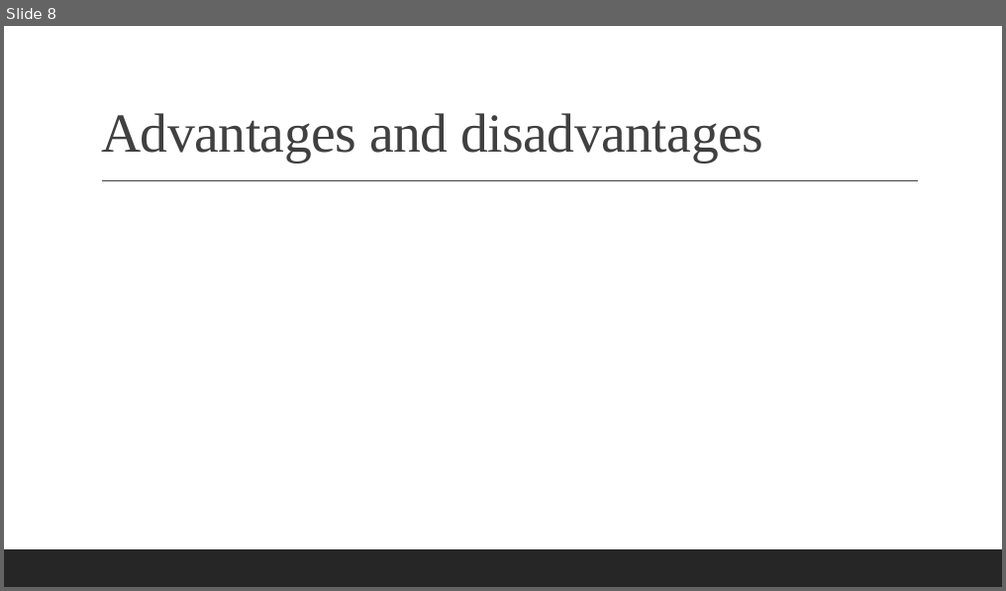
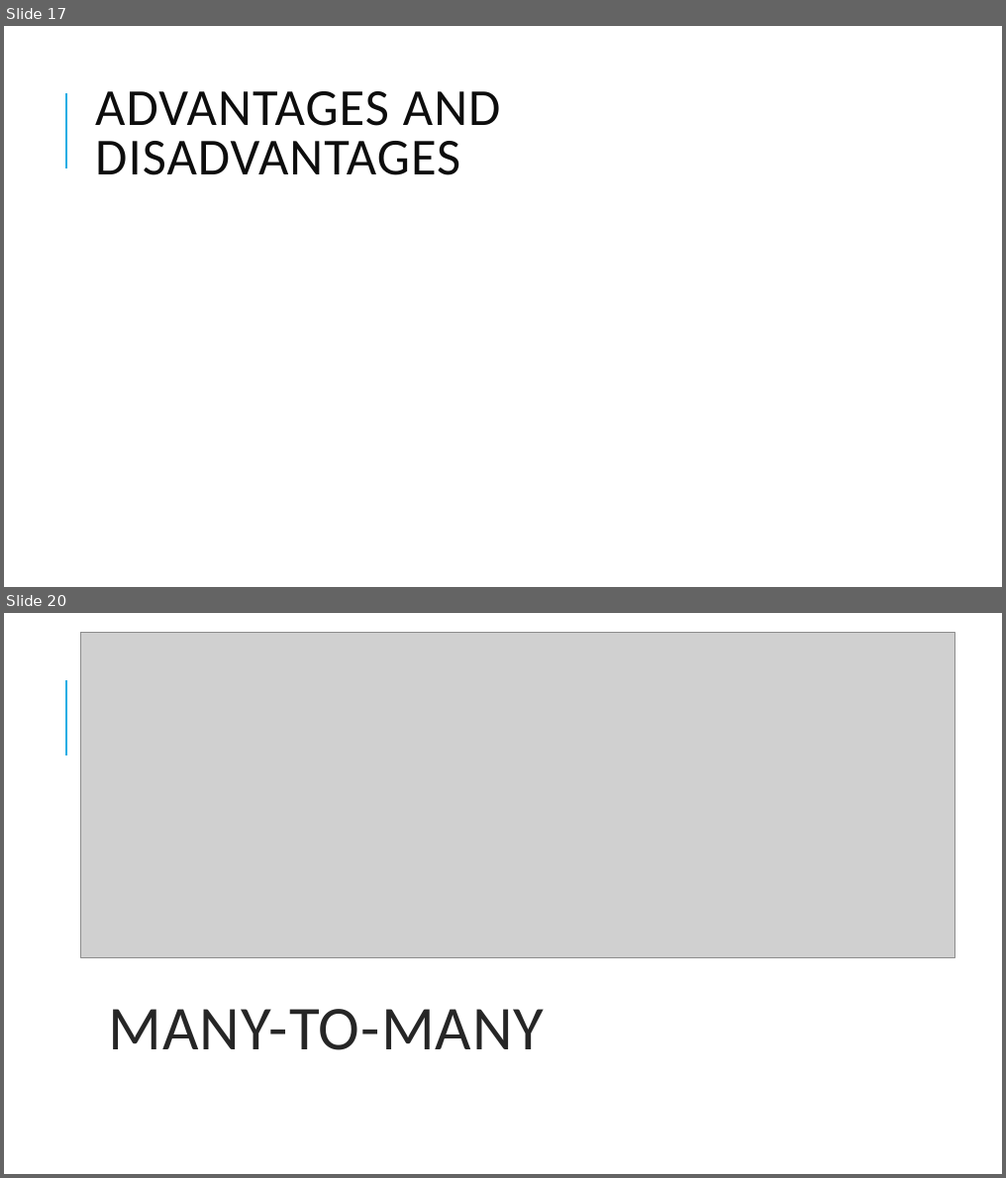
Before and after one commit to ov1n/Active-MQ-presentation, a slide deck: activemq.pptx. Shown one above the other, each under a label of ours: slide 8 before the commit, slides 17 and 20 after it; the slides between them are not shown. The pictures are 1006x591 and 1006x1178 pixels, drawn with LibreOffice and Linux fonts; fonts in the diff are those of the drawing; grey boxes stand for pictures. Boxes give left, top, right and bottom in pixels: in the first picture for what was removed or moved away, otherwise in the second. Text is boxed around its words. In the diff, an @@ line names an element or a change of style, - is before the commit and + after.

```diff
--- a/activemq.pptx
+++ b/activemq.pptx
@@ slide 20 added at [4, 613, 1002, 1174], background #FFFFFF; not listed: 1 template element that a slide beside it also shows @@
@@ picture added at [81, 633, 955, 958] @@
@@ title added at [109, 1009, 545, 1051], 60 pt, text #262626 @@
+MANY-TO-MANY
@@ what was slide 8 is now slide 17 @@
@@ slide 17 changed as well @@
@@ title "ADVANTAGES AND DISADVANTAGES" at [95, 91, 501, 175]: vertical alignment bottom to middle @@
@@ line added from (66, 169) to (66, 93), #1CADE4 1.5 pt @@
@@ title at [95, 91, 501, 175]: text changed; size 53 to 50 pt; font Times New Roman to Calibri; text colour #404040 to #0D0D0D @@
-Advantages and disadvantages
+ADVANTAGES AND DISADVANTAGES
@@ line removed from (102, 181) to (918, 181) @@
@@ rectangle removed at [4, 550, 1002, 587] @@
```
Also in this commit, not shown: 5 other slides changed, 13 other slides added, 3 slides removed, 7 other files.
